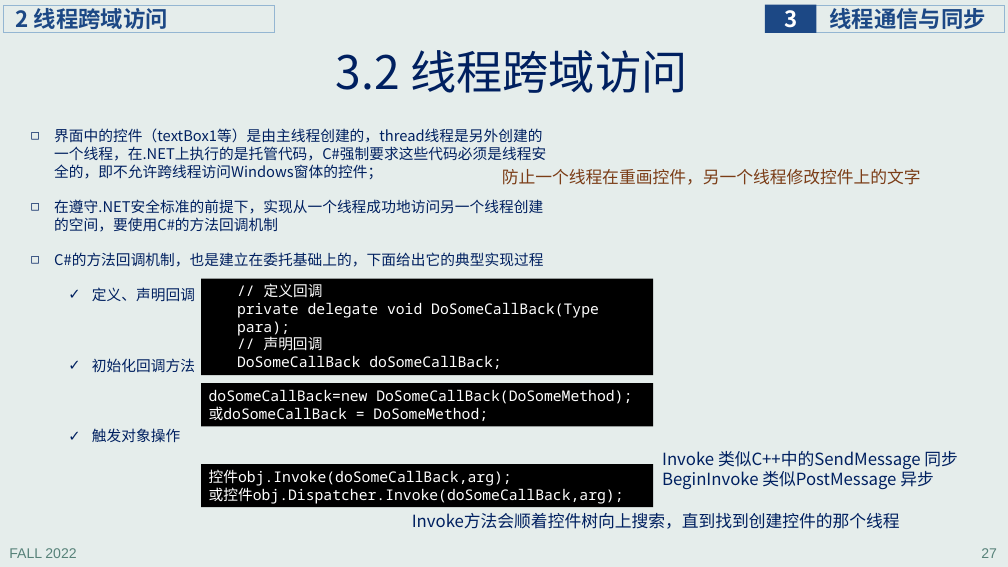
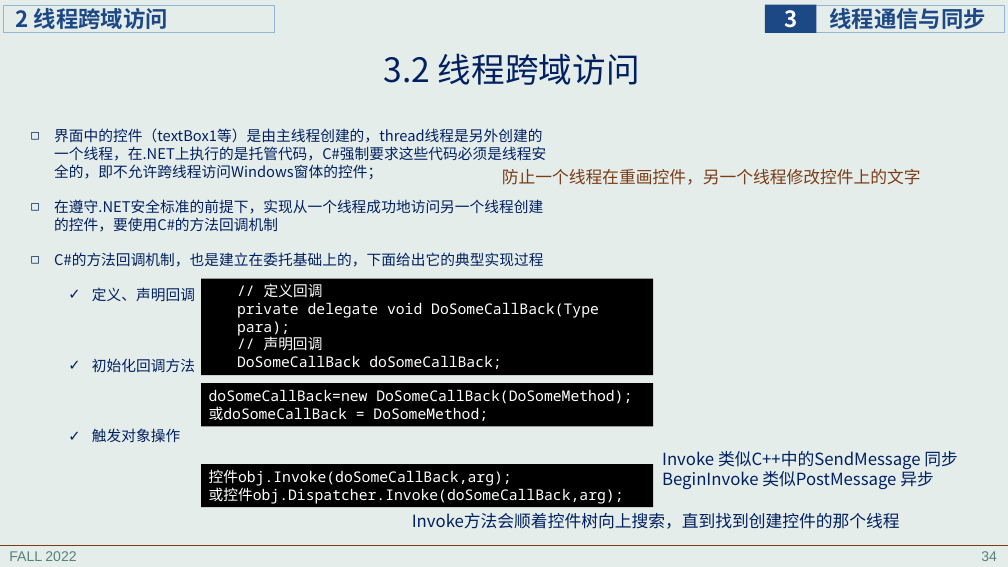
Before and after one commit to principleWindows/win-principle-2022, a slide deck: slide 34 of slides/instruction/principleWindows_3.pptx (slide 27 before the commit). Drawn at 1008x567 pixels with LibreOffice and Linux fonts; fonts in the diff are those of the drawing. Boxes give left, top, right and bottom in pixels: in the first picture for what was removed or moved away, otherwise in the second. Text is boxed around its words. In the diff, an @@ line names an element or a change of style, - is before the commit and + after.

```diff
--- a/slides/instruction/principleWindows_3.pptx
+++ b/slides/instruction/principleWindows_3.pptx
@@ title "3.2 线程跨域访问" at box(384, 53, 640, 85): size 44 to 32 pt @@
@@ text at box(54, 199, 543, 232): text changed @@
-◻ 在遵守.NET安全标准的前提下，实现从一个线程成功地访问另一个线程创建的空间，要使用C#的方法回调机制
+◻ 在遵守.NET安全标准的前提下，实现从一个线程成功地访问另一个线程创建的控件，要使用C#的方法回调机制
@@ line added from (0, 545) to (1008, 545), #7B3D17 0.5 pt @@
@@ page number removed at box(981, 548, 997, 558) @@
-27
@@ page number added at box(981, 551, 997, 561), 13.3 pt, text #578279 @@
+34
```
Also in this commit, not shown: 52 other slides changed, 19 slides added, 1 slide removed, 7 other files.
